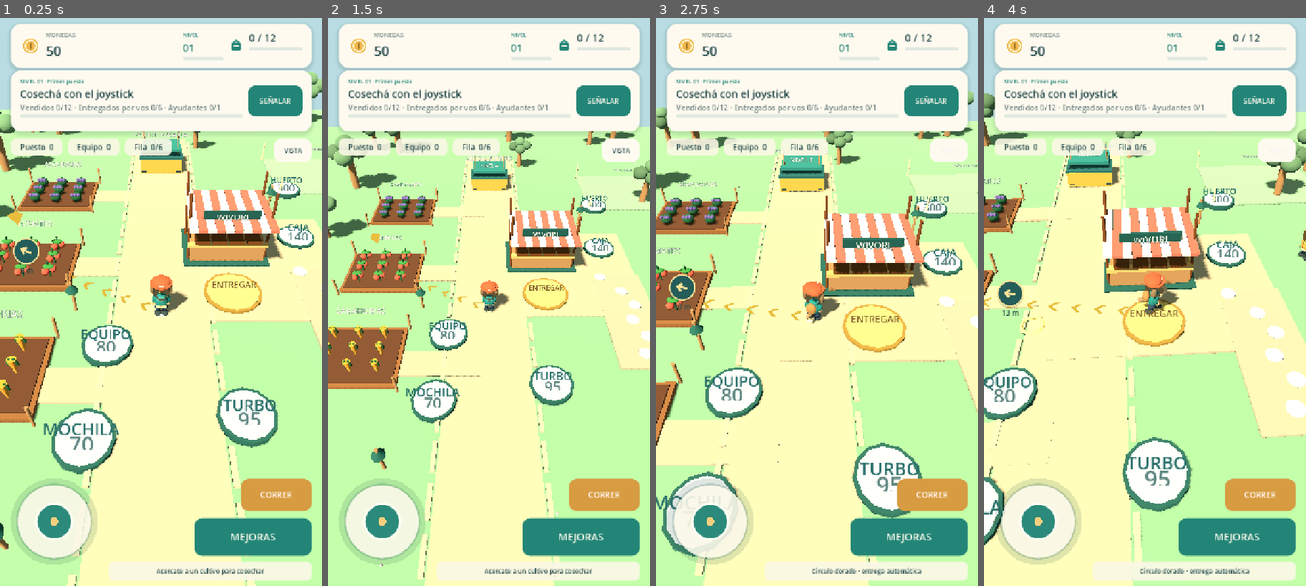
Above: before the commit, frames 1-4 (left to right).
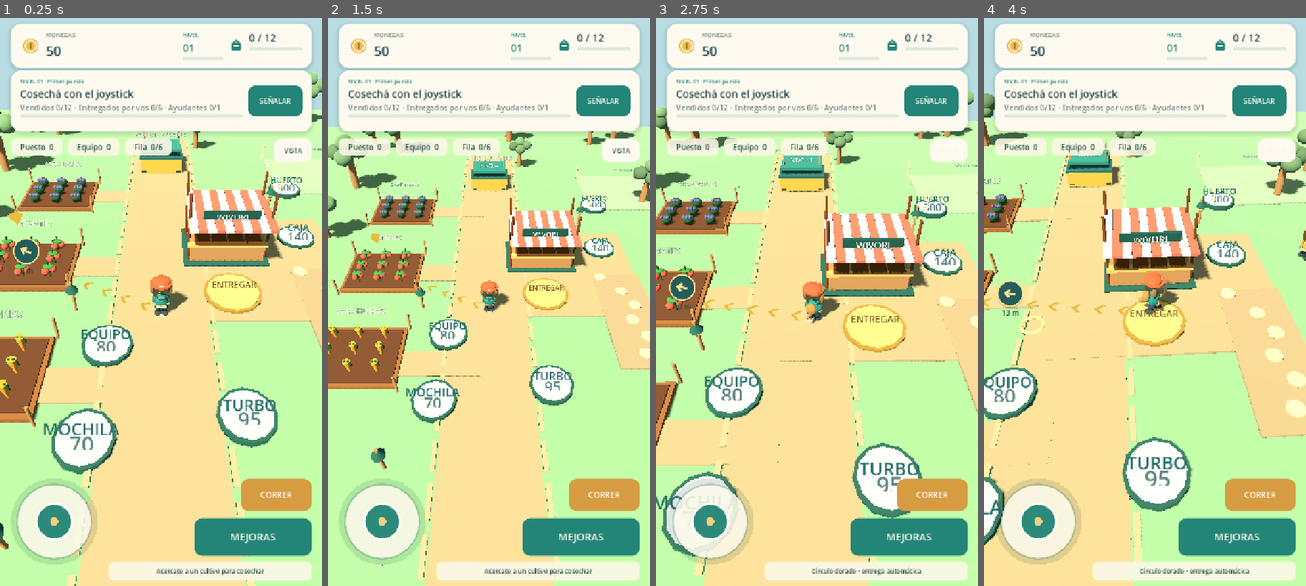
Above: after the commit, the same moments.

Repository: alejandropemamartinez-crypto/WivoriTrails
Game: Godot game, scene res://Main.tscn
The game is run twice, just before and just after one commit, with the same random seed, the same clock (stepped at 60 frames per second) and the same inputs.
Inputs (mouse positions are in pixels of both pictures, inside the frame that each line leads up to):
- Up to frame 1 (0.25 s): no input
- Up to frame 2 (1.5 s): click "SEÑALAR" at 0.5 s; click "VISTA" at 1.25 s
- Up to frame 3 (2.75 s): tap Enter at 2 s; drag from (710, 523) to (849, 171) at 2.02 s
- Up to frame 4 (4 s): drag from (1080, 330) to (1128, 415) at 2.77 s; move the mouse to (1177, 171) at 3.52 s; hold D from 3.53 s (still down)

The runs differ from the first frame. In frame 1, 27% of the frame differs, in the area x 11-100%, y 21-100%; in frame 2, 23%; in frame 3, 28%; in frame 4, 30%, in the area x 0-100%, y 22-100%.

Commit message:
Shift market stone paths from bleached white to natural sandstone

Diff:
--- a/scripts/world.gd
+++ b/scripts/world.gd
@@ -121,19 +121,19 @@
 	shape(self,"box",Vector3(0,-.42,0),Vector3(65,.8,65),GREEN,"Base de isla")
 	shape(self,"box",Vector3(0,-.84,0),Vector3(66,.35,66),Color("#c6aa72"),"Corte de isla")
 	# Broad quiet surfaces give the arrows, produce and interaction pads priority.
-	shape(self,"box",Vector3(0,.02,0),Vector3(5.0,.12,43),Color("#cabb9e"),"Paseo principal")
-	shape(self,"box",Vector3(4.8,.035,-.4),Vector3(12.5,.14,10),Color("#cabb9e"),"Plaza comercial")
-	shape(self,"box",Vector3(9.5,.045,4.6),Vector3(3.5,.14,8.6),Color("#c1b89d"),"Zona de fila")
+	shape(self,"box",Vector3(0,.02,0),Vector3(5.0,.12,43),Color("#b9a887"),"Paseo principal")
+	shape(self,"box",Vector3(4.8,.035,-.4),Vector3(12.5,.14,10),Color("#b9a887"),"Plaza comercial")
+	shape(self,"box",Vector3(9.5,.045,4.6),Vector3(3.5,.14,8.6),Color("#b6a283"),"Zona de fila")
 	for z in [-9.0,0.0,8.5]:
-		shape(self,"box",Vector3(-5,.04,z),Vector3(9,.12,1.8),Color("#cabb9e"))
+		shape(self,"box",Vector3(-5,.04,z),Vector3(9,.12,1.8),Color("#b9a887"))
 	var stones: Array[Dictionary]=[]
 	for z in range(-10,11):
 		for x in [-2.7,2.7]:
-			stones.append({"pos":Vector3(x,.04,float(z)*2),"scale":Vector3(.24,.16,1.5),"color":Color("#d2c5a4")})
+			stones.append({"pos":Vector3(x,.04,float(z)*2),"scale":Vector3(.24,.16,1.5),"color":Color("#c2b291")})
 	batch_paving(stones)
 	for i in range(6):
 		var at := Vector3(8.3,.14,.6) if i==0 else Vector3(9.5+(.55 if i%2==0 else 0),.14,.8+float(i)*1.4)
-		shape(self,"cylinder",at,Vector3(.85,.035,.85),Color("#f6eedc"),"Lugar de cliente %d" % i)
+		shape(self,"cylinder",at,Vector3(.85,.035,.85),Color("#e1cfaa"),"Lugar de cliente %d" % i)
 	# Shallow pond with solid shore, decorative and not in player movement area.
 	shape(self,"cylinder",Vector3(18,.08,15),Vector3(7,.12,6),Color("#c8e5ca"))
 	shape(self,"cylinder",Vector3(18,.12,15),Vector3(6,.14,5),Color("#5aaec2"))
